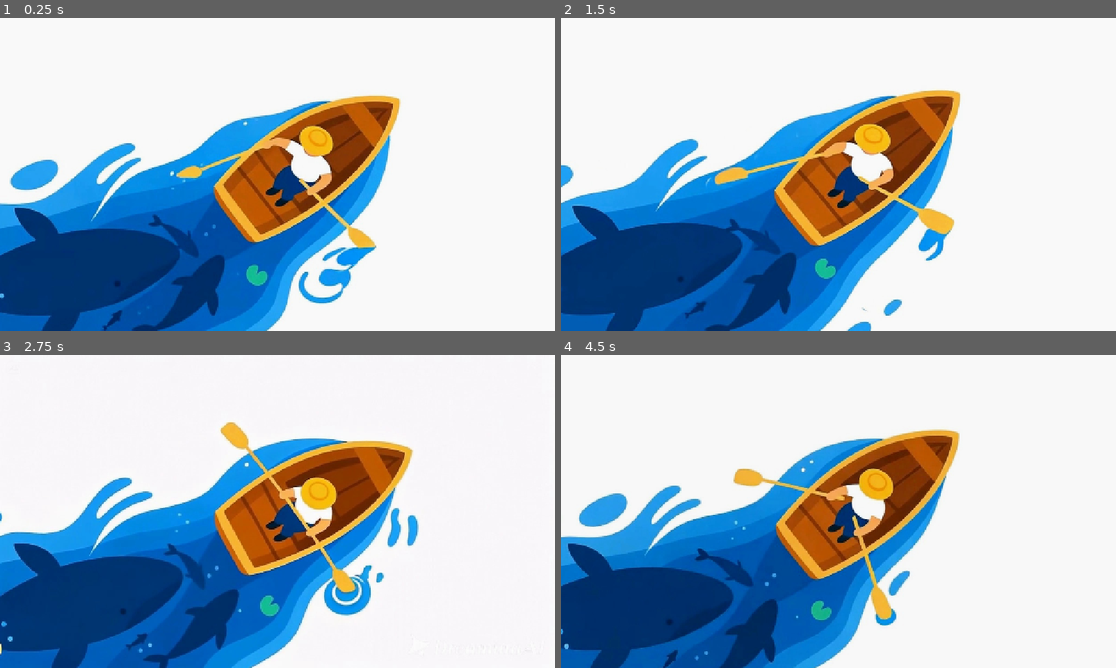
Above: before the commit, frames 1-4 (two rows, left to right).
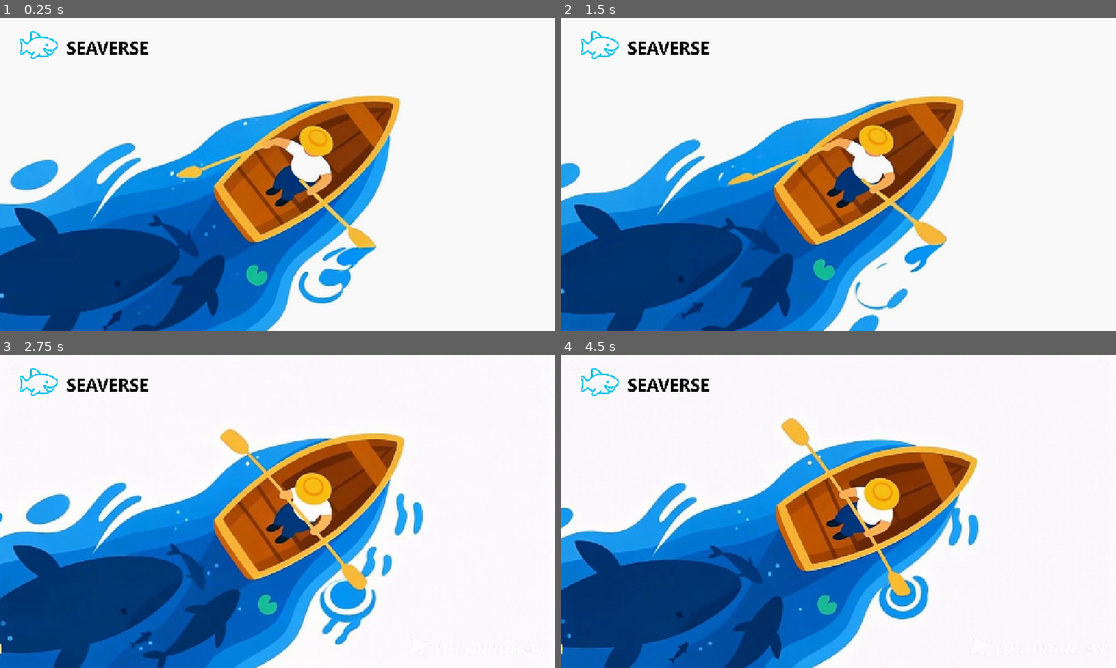
Above: after the commit, the same moments.

Repository: fathurp01/Seaverse
Game: Godot game, scene res://scenes/start_screen.tscn
Two runs of this game, one before a commit and one after it. Both use one fixed random seed, a clock stepped at 60 frames per second and the inputs below.
Inputs:
- Up to frame 1 (0.25 s): no input
- Up to frame 2 (1.5 s): no input
- Up to frame 3 (2.75 s): no input
- Up to frame 4 (4.5 s): no input

The runs differ from the first frame. In frame 1, 0.5% of the frame differs, in the area x 3-27%, y 4-14%; in frame 2, 9.4%; in frame 3, 12%; in frame 4, 18%, in the area x 0-76%, y 4-100%.

Commit message:
add logo and adjust animation speed to 1.7x

Diff:
--- a/scenes/animations/seaverse_animated_bg.tscn
+++ b/scenes/animations/seaverse_animated_bg.tscn
@@ -95,274 +95,274 @@
 [sub_resource type="SpriteFrames" id="SpriteFrames_7novh"]
 animations = [{
 "frames": [{
-"duration": 1.5,
+"duration": 1.7,
 "texture": ExtResource("1_tja1l")
 }, {
-"duration": 1.5,
+"duration": 1.7,
 "texture": ExtResource("2_8exps")
 }, {
-"duration": 1.5,
+"duration": 1.7,
 "texture": ExtResource("3_gtpik")
 }, {
-"duration": 1.5,
+"duration": 1.7,
 "texture": ExtResource("4_gof6h")
 }, {
-"duration": 1.5,
+"duration": 1.7,
 "texture": ExtResource("5_3u0n7")
 }, {
-"duration": 1.5,
+"duration": 1.7,
 "texture": ExtResource("6_1wf3f")
 }, {
-"duration": 1.5,
+"duration": 1.7,
 "texture": ExtResource("7_6elga")
 }, {
-"duration": 1.5,
+"duration": 1.7,
 "texture": ExtResource("8_fbrsx")
 }, {
-"duration": 1.5,
+"duration": 1.7,
 "texture": ExtResource("9_wxo0d")
 }, {
-"duration": 1.5,
+"duration": 1.7,
 "texture": ExtResource("10_volrb")
 }, {
-"duration": 1.5,
+"duration": 1.7,
 "texture": ExtResource("11_etfte")
 }, {
-"duration": 1.5,
+"duration": 1.7,
 "texture": ExtResource("12_jgkax")
 }, {
-"duration": 1.5,
+"duration": 1.7,
 "texture": ExtResource("13_cqina")
 }, {
-"duration": 1.5,
+"duration": 1.7,
 "texture": ExtResource("14_ir0yg")
 }, {
-"duration": 1.5,
+"duration": 1.7,
 "texture": ExtResource("15_36mjm")
 }, {
-"duration": 1.5,
+"duration": 1.7,
 "texture": ExtResource("16_pahj8")
 }, {
-"duration": 1.5,
+"duration": 1.7,
 "texture": ExtResource("17_64r5h")
 }, {
-"duration": 1.5,
+"duration": 1.7,
 "texture": ExtResource("18_cbi8h")
 }, {
-"duration": 1.5,
+"duration": 1.7,
 "texture": ExtResource("19_m1gnh")
 }, {
-"duration": 1.5,
+"duration": 1.7,
 "texture": ExtResource("20_3ejic")
 }, {
-"duration": 1.5,
+"duration": 1.7,
 "texture": ExtResource("21_fxthc")
 }, {
-"duration": 1.5,
+"duration": 1.7,
 "texture": ExtResource("22_s4yxb")
 }, {
-"duration": 1.5,
+"duration": 1.7,
 "texture": ExtResource("23_poy7k")
 }, {
-"duration": 1.5,
+"duration": 1.7,
 "texture": ExtResource("24_n7y7q")
 }, {
-"duration": 1.5,
+"duration": 1.7,
 "texture": ExtResource("25_ce3wr")
 }, {
-"duration": 1.5,
+"duration": 1.7,
 "texture": ExtResource("26_wiwe7")
 }, {
-"duration": 1.5,
+"duration": 1.7,
 "texture": ExtResource("27_t5d6c")
 }, {
-"duration": 1.5,
+"duration": 1.7,
 "texture": ExtResource("28_u4rrt")
 }, {
-"duration": 1.5,
+"duration": 1.7,
 "texture": ExtResource("29_b7oil")
 }, {
-"duration": 1.5,
+"duration": 1.7,
 "texture": ExtResource("30_g28tg")
 }, {
-"duration": 1.5,
+"duration": 1.7,
 "texture": ExtResource("31_61kmq")
 }, {
-"duration": 1.5,
+"duration": 1.7,
 "texture": ExtResource("32_2hmj8")
 }, {
-"duration": 1.5,
+"duration": 1.7,
 "texture": ExtResource("33_bd5gx")
 }, {
-"duration": 1.5,
+"duration": 1.7,
 "texture": ExtResource("34_q12v1")
 }, {
-"duration": 1.5,
+"duration": 1.7,
 "texture": ExtResource("35_e736e")
 }, {
-"duration": 1.5,
+"duration": 1.7,
 "texture": ExtResource("36_2387g")
 }, {
-"duration": 1.5,
+"duration": 1.7,
 "texture": ExtResource("37_vsmre")
 }, {
-"duration": 1.5,
+"duration": 1.7,
 "texture": ExtResource("38_jwuc6")
 }, {
-"duration": 1.5,
+"duration": 1.7,
 "texture": ExtResource("39_ewo2u")
 }, {
-"duration": 1.5,
+"duration": 1.7,
 "texture": ExtResource("40_sopq2")
 }, {
-"duration": 1.5,
+"duration": 1.7,
 "texture": ExtResource("41_3rh5n")
 }, {
-"duration": 1.5,
+"duration": 1.7,
 "texture": ExtResource("42_pfyrr")
 }, {
-"duration": 1.5,
+"duration": 1.7,
 "texture": ExtResource("43_l5432")
 }, {
-"duration": 1.5,
+"duration": 1.7,
 "texture": ExtResource("44_bsj1e")
 }, {
-"duration": 1.5,
+"duration": 1.7,
 "texture": ExtResource("45_bkwd7")
 }, {
-"duration": 1.5,
+"duration": 1.7,
 "texture": ExtResource("46_qr1aq")
 }, {
-"duration": 1.5,
+"duration": 1.7,
 "texture": ExtResource("47_6w3yn")
 }, {
-"duration": 1.5,
+"duration": 1.7,
 "texture": ExtResource("48_p5ro4")
 }, {
-"duration": 1.5,
+"duration": 1.7,
 "texture": ExtResource("49_2d4jg")
 }, {
-"duration": 1.5,
+"duration": 1.7,
 "texture": ExtResource("50_3qt27")
 }, {
-"duration": 1.5,
+"duration": 1.7,
 "texture": ExtResource("51_0ly0m")
 }, {
-"duration": 1.5,
+"duration": 1.7,
 "texture": ExtResource("52_c44o2")
 }, {
-"duration": 1.5,
+"duration": 1.7,
 "texture": ExtResource("53_7dpb4")
 }, {
-"duration": 1.5,
+"duration": 1.7,
 "texture": ExtResource("54_ki2qb")
 }, {
-"duration": 1.5,
+"duration": 1.7,
 "texture": ExtResource("55_khu1k")
 }, {
-"duration": 1.5,
+"duration": 1.7,
 "texture": ExtResource("56_idc7g")
 }, {
-"duration": 1.5,
+"duration": 1.7,
 "texture": ExtResource("57_mvtyg")
 }, {
-"duration": 1.5,
+"duration": 1.7,
 "texture": ExtResource("58_e2puq")
 }, {
-"duration": 1.5,
+"duration": 1.7,
 "texture": ExtResource("59_585tq")
 }, {
-"duration": 1.5,
+"duration": 1.7,
 "texture": ExtResource("60_bxrpx")
 }, {
-"duration": 1.5,
+"duration": 1.7,
 "texture": ExtResource("61_6atig")
 }, {
-"duration": 1.5,
+"duration": 1.7,
 "texture": ExtResource("62_wdtjf")
 }, {
-"duration": 1.5,
+"duration": 1.7,
 "texture": ExtResource("63_g72uk")
 }, {
-"duration": 1.5,
+"duration": 1.7,
 "texture": ExtResource("64_ljca3")
 }, {
-"duration": 1.5,
+"duration": 1.7,
 "texture": ExtResource("65_gta5i")
 }, {
-"duration": 1.5,
+"duration": 1.7,
 "texture": ExtResource("66_8c1x5")
 }, {
-"duration": 1.5,
+"duration": 1.7,
 "texture": ExtResource("67_xj4us")
 }, {
-"duration": 1.5,
+"duration": 1.7,
 "texture": ExtResource("68_ep51y")
 }, {
-"duration": 1.5,
+"duration": 1.7,
 "texture": ExtResource("69_220ky")
 }, {
-"duration": 1.5,
+"duration": 1.7,
 "texture": ExtResource("70_ncgfg")
 }, {
-"duration": 1.5,
+"duration": 1.7,
 "texture": ExtResource("71_7qrn3")
 }, {
-"duration": 1.5,
+"duration": 1.7,
 "texture": ExtResource("72_wrclg")
 }, {
-"duration": 1.5,
+"duration": 1.7,
 "texture": ExtResource("73_104j1")
 }, {
-"duration": 1.5,
+"duration": 1.7,
 "texture": ExtResource("74_1dl5c")
 }, {
-"duration": 1.5,
+"duration": 1.7,
 "texture": ExtResource("75_is0ho")
 }, {
-"duration": 1.5,
+"duration": 1.7,
 "texture": ExtResource("76_8sm6t")
 }, {
-"duration": 1.5,
+"duration": 1.7,
 "texture": ExtResource("77_j04cv")
 }, {
-"duration": 1.5,
+"duration": 1.7,
 "texture": ExtResource("78_xxn1r")
 }, {
-"duration": 1.5,
+"duration": 1.7,
 "texture": ExtResource("79_50q3y")
 }, {
-"duration": 1.5,
+"duration": 1.7,
 "texture": ExtResource("80_upu0j")
 }, {
-"duration": 1.5,
+"duration": 1.7,
 "texture": ExtResource("81_j0ct1")
 }, {
-"duration": 1.5,
+"duration": 1.7,
 "texture": ExtResource("82_kgkm3")
 }, {
-"duration": 1.5,
+"duration": 1.7,
 "texture": ExtResource("83_h5dlh")
 }, {
-"duration": 1.5,
+"duration": 1.7,
 "texture": ExtResource("84_yir33")
 }, {
-"duration": 1.5,
+"duration": 1.7,
 "texture": ExtResource("85_1j7k2")
 }, {
-"duration": 1.5,
+"duration": 1.7,
 "texture": ExtResource("86_c7h6x")
 }, {
-"duration": 1.5,
+"duration": 1.7,
 "texture": ExtResource("87_cerkv")
 }, {
-"duration": 1.5,
+"duration": 1.7,
 "texture": ExtResource("88_5xpai")
 }, {
-"duration": 1.5,
+"duration": 1.7,
 "texture": ExtResource("89_8qyfx")
 }, {
-"duration": 1.5,
+"duration": 1.7,
 "texture": ExtResource("90_7e0h8")
 }],
 "loop": true,
@@ -377,4 +377,4 @@
 position = Vector2(640, 360)
 scale = Vector2(1.0256411, 1.0227273)
 sprite_frames = SubResource("SpriteFrames_7novh")
-frame_progress = 0.07020348
+frame_progress = 0.6791432
--- a/scenes/main_menu.tscn
+++ b/scenes/main_menu.tscn
@@ -1,7 +1,8 @@
-[gd_scene load_steps=3 format=3 uid="uid://dfcgpljc8ydd6"]
+[gd_scene load_steps=4 format=3 uid="uid://dfcgpljc8ydd6"]
 
 [ext_resource type="Script" uid="uid://bwt7w56nmsh6x" path="res://scenes/main_menu.gd" id="1_ekxnf"]
 [ext_resource type="PackedScene" uid="uid://3gbahu6u5buy" path="res://scenes/animations/seaverse_animated_bg.tscn" id="2_bg_anim"]
+[ext_resource type="Texture2D" uid="uid://cqyvwkva0w46q" path="res://assets/seaverse_icon.png" id="3_bqqt6"]
 
 [node name="MainMenu" type="Control"]
 clip_contents = true
@@ -13,3 +14,11 @@
 metadata/_edit_group_ = true
 
 [node name="seaverse_animated_bg" parent="." instance=ExtResource("2_bg_anim")]
+
+[node name="TextureRect" type="TextureRect" parent="seaverse_animated_bg"]
+offset_left = 32.0
+offset_top = 14.0
+offset_right = 842.0
+offset_bottom = 272.0
+scale = Vector2(0.41461563, 0.4286175)
+texture = ExtResource("3_bqqt6")
--- a/scenes/start_screen.tscn
+++ b/scenes/start_screen.tscn
@@ -1,7 +1,8 @@
-[gd_scene load_steps=3 format=3 uid="uid://lcysepaqprij"]
+[gd_scene load_steps=4 format=3 uid="uid://lcysepaqprij"]
 
 [ext_resource type="Script" uid="uid://b6xfykqm3bbq0" path="res://scenes/start_screen.gd" id="1_tx5wa"]
 [ext_resource type="PackedScene" uid="uid://3gbahu6u5buy" path="res://scenes/animations/seaverse_animated_bg.tscn" id="2_bg_anim"]
+[ext_resource type="Texture2D" uid="uid://cqyvwkva0w46q" path="res://assets/seaverse_icon.png" id="3_he1sj"]
 
 [node name="StartScreen" type="Control"]
 clip_contents = true
@@ -13,3 +14,11 @@
 metadata/_edit_group_ = true
 
 [node name="seaverse_animated_bg" parent="." instance=ExtResource("2_bg_anim")]
+
+[node name="TextureRect" type="TextureRect" parent="seaverse_animated_bg"]
+offset_left = 32.0
+offset_top = 14.0
+offset_right = 842.0
+offset_bottom = 272.0
+scale = Vector2(0.41461563, 0.4286175)
+texture = ExtResource("3_he1sj")
Binary file added: assets/seaverse_icon.png
